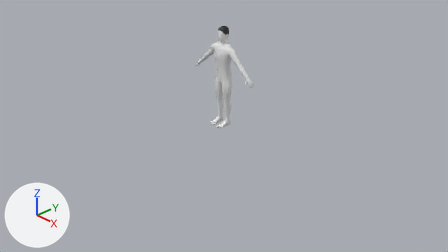
The Blender file assets/models/human_base/human_base.blend as it was, and as the next commit left it.
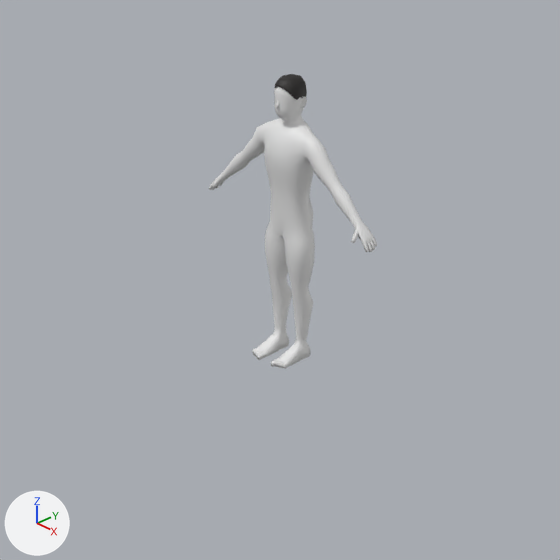
There are two pictures of each version: one from the file's camera 'Camera', one close up on the part from 27% to 71% of the width and 0% to 77% of the height. The axes (+X, +Y, +Z) are drawn at lower left. The lights are the same throughout. The first two pictures are the older version.

The first close-up shows 'Body' and 1 more.
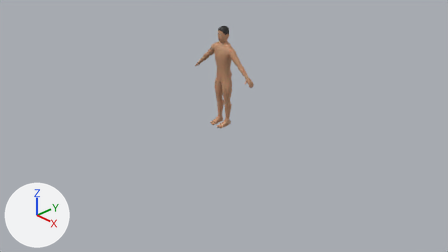
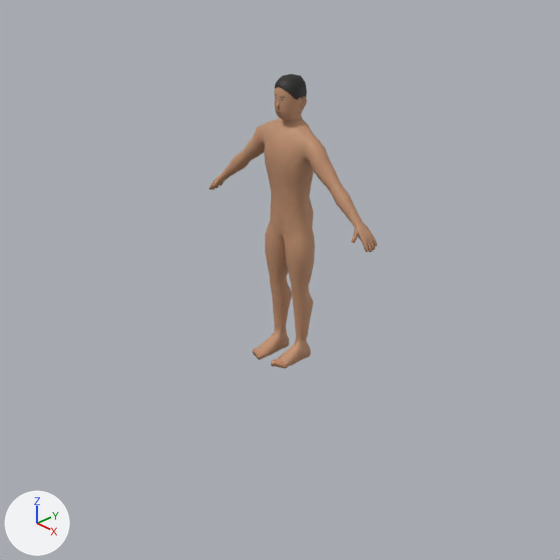
Edits to the bpy script that builds the scene:
```text
Add img_human_base_normal_png:
    img_human_base_normal_png = load_image('human_base_Normal.png', 'human_base_Normal.png', 1024, 1024, 'Non-Color')
Add img_human_base_color_png:
    img_human_base_color_png = load_image('human_base_Color.png', 'human_base_Color.png', 1024, 1024, 'sRGB')
Add img_human_base_roughness_png:
    img_human_base_roughness_png = load_image('human_base_Roughness.png', 'human_base_Roughness.png', 1024, 1024, 'Non-Color')
Add mat_skin:
    mat_skin = bpy.data.materials.new('Skin')
    # uses the picture img_human_base_color_png
    # uses the picture img_human_base_normal_png
    # uses the picture img_human_base_roughness_png
Change me_body:
    where me_body.from_pydata(...)  # 1139 vertices, 1146 faces; spans x -0.71..0.71, y -0.22..0.13, z 0.0..1.8
    add me_body.materials.append(mat_skin)
```

Changed parts and their boxes (x1, y1, x2, y2) in the close-ups (560 x 560 px):
'Body', recoloured (white to brown)
    both: (209, 86, 377, 369)
